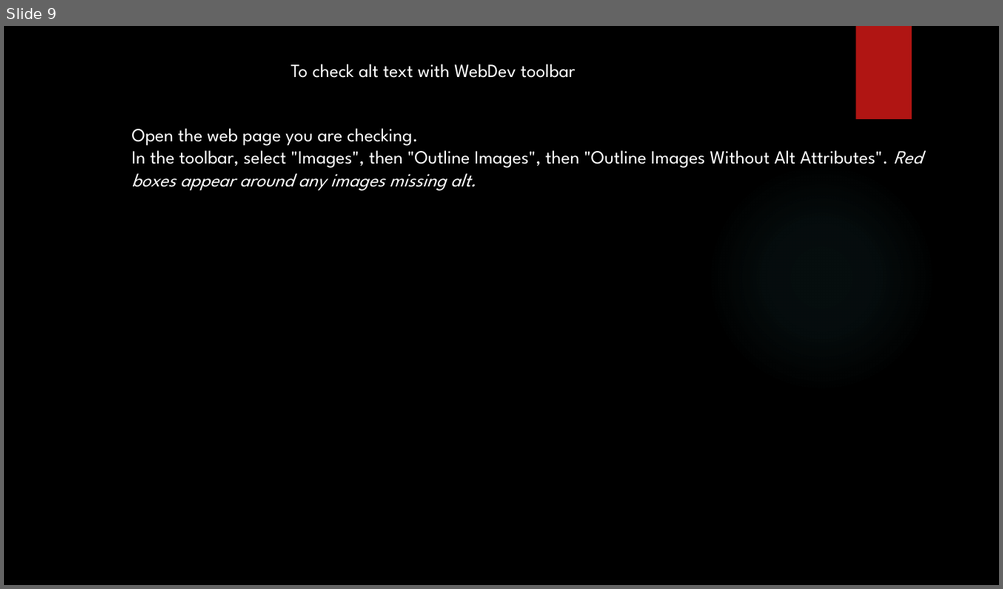
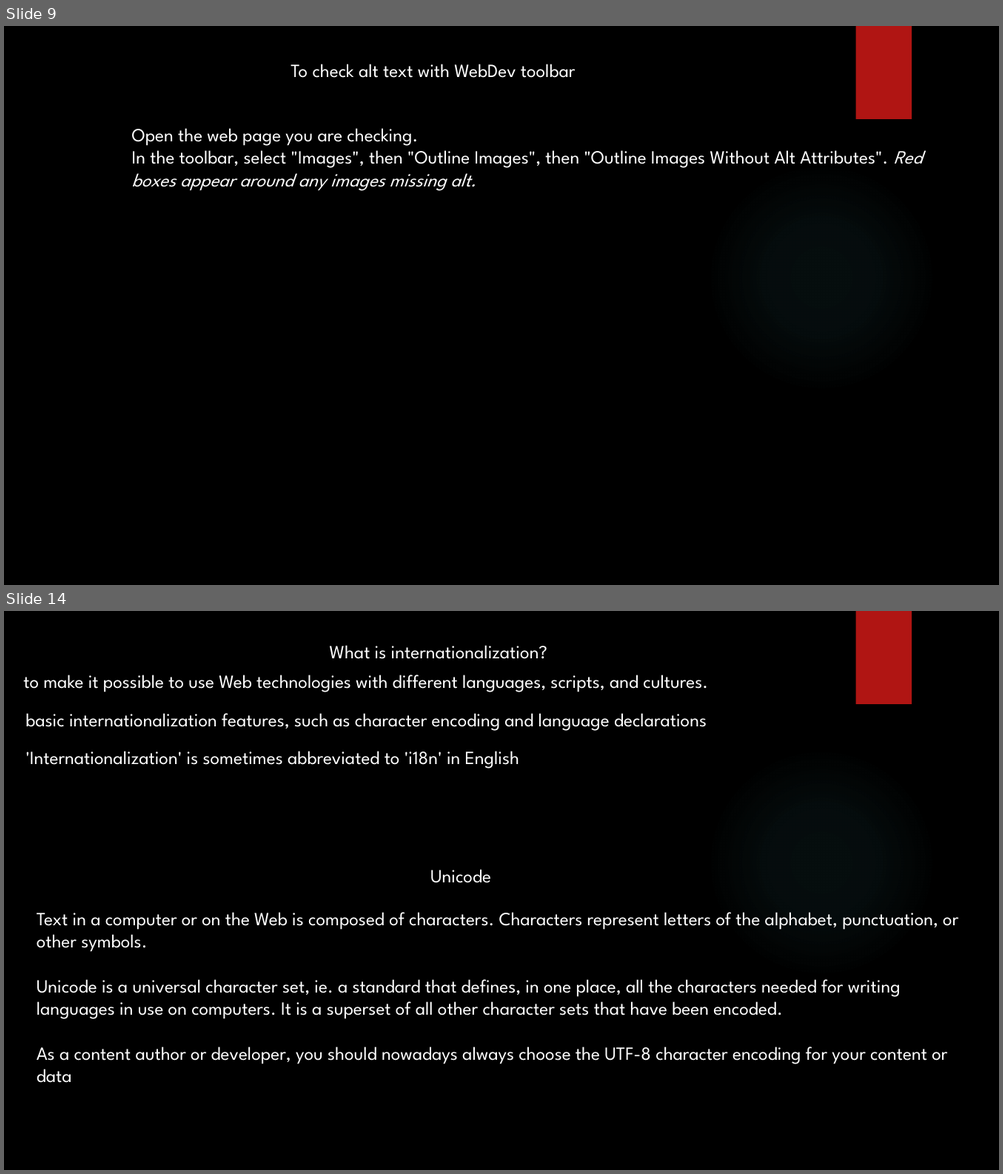
Before and after one commit to yogeshwar1996/HTML5CSS, a slide deck: Fundamentals of HTML and CSS.pptx. Shown one above the other, each under a label of ours: slide 9 before the commit, slides 9 and 14 after it; the slides between them are not shown. The pictures are 1003x589 and 1003x1174 pixels, drawn with LibreOffice and Linux fonts; fonts in the diff are those of the drawing; background and template pictures are left out. Boxes give left, top, right and bottom in pixels: in the first picture for what was removed or moved away, otherwise in the second. Text is boxed around its words. In the diff, an @@ line names an element or a change of style, - is before the commit and + after.

Commit message:
Add Slide for Internationalization, Unicode

```diff
--- a/Fundamentals of HTML and CSS.pptx
+++ b/Fundamentals of HTML and CSS.pptx
@@ slide 14 added at [4, 611, 999, 1170], background picture (left out); not listed: 2 template elements that a slide beside it also shows @@
@@ text added at [330, 645, 547, 659], 18 pt, text #FFFFFF @@
+What is internationalization?
@@ text added at [23, 675, 708, 692], 18 pt, text #FFFFFF @@
+to make it possible to use Web technologies with different languages, scripts, and cultures.
@@ text added at [25, 713, 706, 731], 18 pt, text #FFFFFF @@
+basic internationalization features, such as character encoding and language declarations
@@ text added at [25, 751, 519, 769], 18 pt, text #FFFFFF @@
+'Internationalization' is sometimes abbreviated to 'i18n' in English
@@ text added at [430, 869, 491, 883], 18 pt, text #FFFFFF @@
+Unicode
@@ text added at [37, 912, 958, 1083], 18 pt, text #FFFFFF @@
+Text in a computer or on the Web is composed of characters. Characters represent letters of the alphabet, punctuation, or other symbols.
+Unicode is a universal character set, ie. a standard that defines, in one place, all the characters needed for writing languages in use on computers. It is a superset of all other character sets that have been encoded.
+As a content author or developer, you should nowadays always choose the UTF-8 character encoding for your content or data
```
Also in this commit, not shown: 4 other slides added, 5 slides removed.
